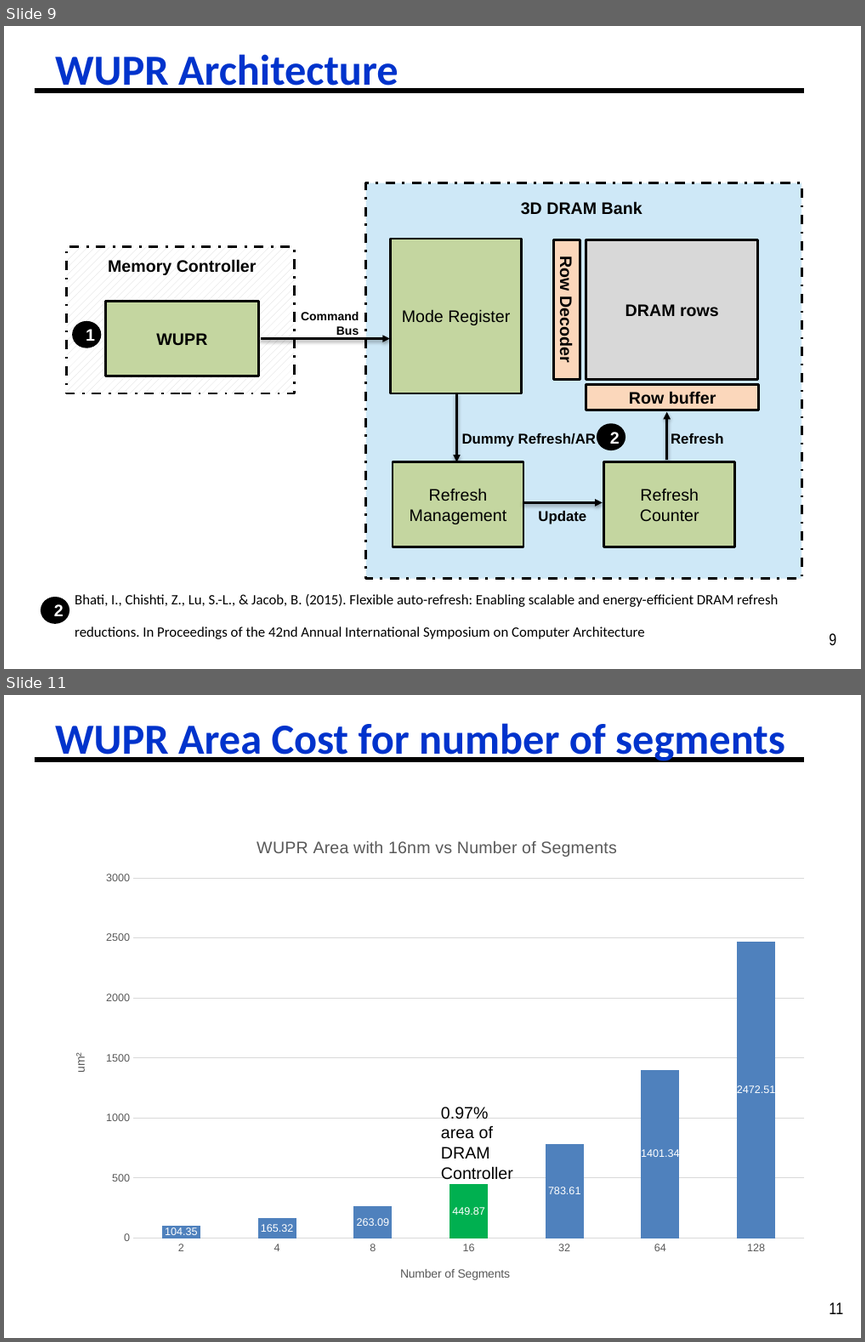
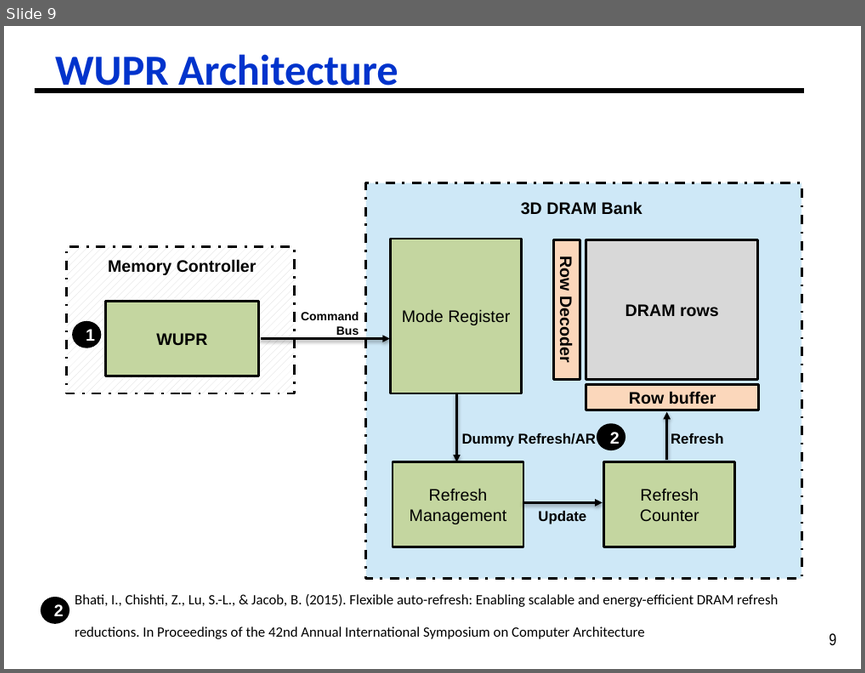
Before and after one commit to ph1223/Dram_controller, a slide deck: DRAM_System_Analysis/Copy of 2025_06_11_Bandwidth_Analysis_WUPR_Analysis (1).pptx. Shown one above the other, each under a label of ours: slides 9 and 11 before the commit, slide 9 after it; the slides between them are not shown. The pictures are 865x1342 and 865x673 pixels, drawn with LibreOffice and Linux fonts; fonts in the diff are those of the drawing. Boxes give left, top, right and bottom in pixels: in the first picture for what was removed or moved away, otherwise in the second. Text is boxed around its words. In the diff, an @@ line names an element or a change of style, - is before the commit and + after.

```diff
--- a/DRAM_System_Analysis/Copy of 2025_06_11_Bandwidth_Analysis_WUPR_Analysis (1).pptx
+++ b/DRAM_System_Analysis/Copy of 2025_06_11_Bandwidth_Analysis_WUPR_Analysis (1).pptx
@@ slide 11 removed at [4, 695, 861, 1338], background #FFFFFF; not listed: 2 template elements that a slide beside it also shows @@
@@ title removed at [55, 723, 785, 762] @@
-WUPR Area Cost for number of segments
@@ column stacked chart removed at [55, 819, 820, 1299] @@
-title "WUPR Area with 16nm vs Number of Segments "
-categories: 2, 4, 8, 16, 32, 64, 128
-Series 1: 104.35, 165.32, 263.09, 449.87, 783.61, 1401.34, 2472.51
@@ text removed at [441, 1106, 513, 1179] @@
-0.97% area of DRAM Controller
```
Also in this commit, not shown: 1 slide changed, 9 slides added, 10 other slides removed, 30 other files.
